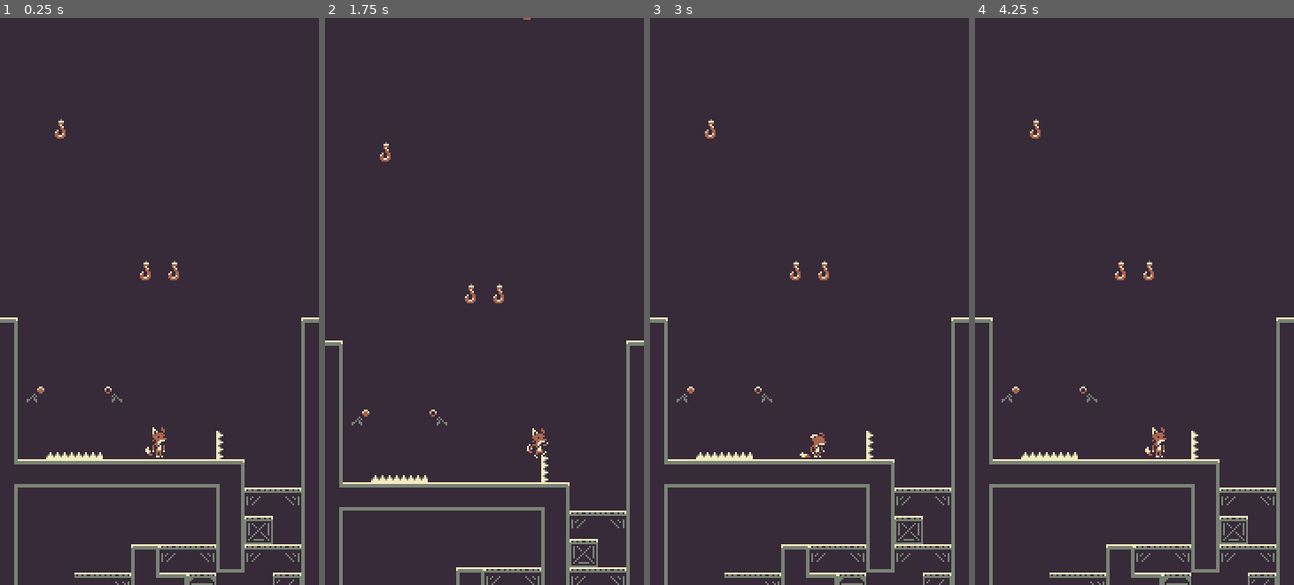
Above: before the commit, frames 1-4 (left to right).
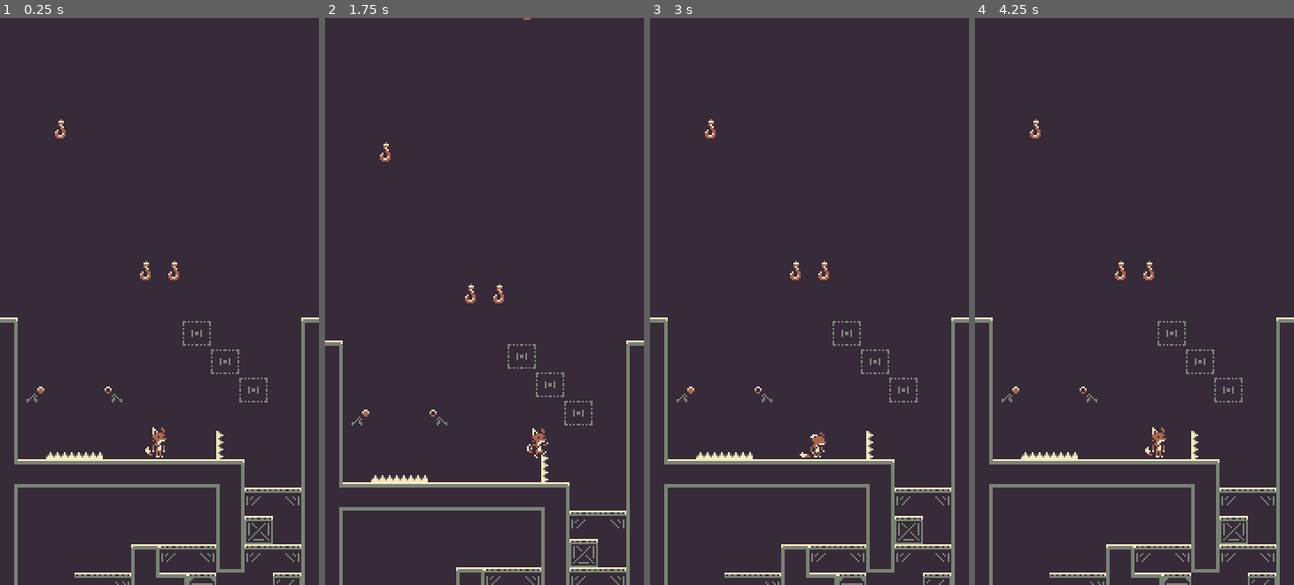
Above: after the commit, the same moments.

Repository: diego-escalante/GO2023-GrapplePack
Game: Godot game, scene res://world/world.tscn
The game is run twice, just before and just after one commit, with the same random seed, the same clock (stepped at 60 frames per second) and the same inputs.
Inputs (mouse positions are in pixels of both pictures, inside the frame that each line leads up to):
- Up to frame 1 (0.25 s): no input
- Up to frame 2 (1.75 s): tap Enter at 0.5 s; move the mouse to (554, 273) at 0.52 s; press the mouse at (554, 273) at 0.53 s; hold D (right) from 0.53 s (still down); tap W (jump) at 0.77, 1.52 s; move the mouse to (420, 329) at 1.27 s; release the mouse at (420, 329) at 1.28 s; tap R at 1.35 s
- Up to frame 3 (3 s): move the mouse to (841, 176) at 2.02 s; release D (right) at 2.03 s; press the mouse at (841, 176) at 2.03 s; hold A (left) 2.03-2.78 s; move the mouse to (793, 414) at 2.77 s; release the mouse at (793, 414) at 2.78 s; hold D (right) from 2.78 s (still down); tap R at 2.85 s
- Up to frame 4 (4.25 s): keep holding D (right); tap W (jump) at 3.02, 3.77 s; move the mouse to (1230, 386) at 3.52 s; press the mouse at (1230, 386) at 3.53 s

The runs differ from the first frame. In frame 1, 0.2% of the frame differs, in the area x 57-84%, y 53-68%; in frame 2, 0.2%; in frame 3, 0.2%; in frame 4, 0.2%.

Commit message:
Add retractable platforms

Diff:
--- a/objects/powerables/powerable.gd
+++ b/objects/powerables/powerable.gd
@@ -6,7 +6,7 @@
 @export var _is_powered := false
 @export var _upstream: Powerable
 @export var _negate_upstream := false
-@export var _signal_delay := 0.25
+@export var _signal_delay := 0.1
 
 
 func _ready() -> void:
--- /dev/null
+++ b/objects/powerables/retractable_platform/retractable_platform.gd
@@ -0,0 +1,13 @@
+extends Powerable
+
+@onready var _sprite := $AnimatedSprite2D as AnimatedSprite2D
+@onready var _static_body := $StaticBody2D as StaticBody2D
+
+func _ready() -> void:
+	super()
+	_sprite.frame = 3 if _is_powered else 0
+	_static_body.set_collision_layer_value(4, _is_powered)
+
+func _change() -> void:
+	_sprite.play("default", 1 if _is_powered else -1)
+	_static_body.set_collision_layer_value(4, _is_powered)
--- /dev/null
+++ b/objects/powerables/retractable_platform/retractable_platform.tscn
@@ -0,0 +1,57 @@
+[gd_scene load_steps=9 format=3 uid="uid://6aafxglraw58"]
+
+[ext_resource type="Script" path="res://objects/powerables/retractable_platform/retractable_platform.gd" id="1_pm1jq"]
+[ext_resource type="Texture2D" uid="uid://bvevp17ts57m5" path="res://aseprite/tilemap.png" id="2_f4yiw"]
+
+[sub_resource type="AtlasTexture" id="AtlasTexture_fotle"]
+atlas = ExtResource("2_f4yiw")
+region = Rect2(48, 112, 16, 16)
+
+[sub_resource type="AtlasTexture" id="AtlasTexture_171ae"]
+atlas = ExtResource("2_f4yiw")
+region = Rect2(32, 112, 16, 16)
+
+[sub_resource type="AtlasTexture" id="AtlasTexture_d4uae"]
+atlas = ExtResource("2_f4yiw")
+region = Rect2(16, 112, 16, 16)
+
+[sub_resource type="AtlasTexture" id="AtlasTexture_qumyr"]
+atlas = ExtResource("2_f4yiw")
+region = Rect2(0, 112, 16, 16)
+
+[sub_resource type="SpriteFrames" id="SpriteFrames_k2w06"]
+animations = [{
+"frames": [{
+"duration": 1.0,
+"texture": SubResource("AtlasTexture_fotle")
+}, {
+"duration": 1.0,
+"texture": SubResource("AtlasTexture_171ae")
+}, {
+"duration": 1.0,
+"texture": SubResource("AtlasTexture_d4uae")
+}, {
+"duration": 1.0,
+"texture": SubResource("AtlasTexture_qumyr")
+}],
+"loop": false,
+"name": &"default",
+"speed": 25.0
+}]
+
+[sub_resource type="RectangleShape2D" id="RectangleShape2D_io8ce"]
+size = Vector2(16, 16)
+
+[node name="RetractablePlatform" type="Node2D"]
+script = ExtResource("1_pm1jq")
+
+[node name="AnimatedSprite2D" type="AnimatedSprite2D" parent="."]
+sprite_frames = SubResource("SpriteFrames_k2w06")
+
+[node name="StaticBody2D" type="StaticBody2D" parent="."]
+collision_layer = 8
+collision_mask = 0
+
+[node name="CollisionShape2D" type="CollisionShape2D" parent="StaticBody2D"]
+shape = SubResource("RectangleShape2D_io8ce")
+one_way_collision = true
--- a/world/world.tscn
+++ b/world/world.tscn
@@ -1,8 +1,9 @@
-[gd_scene load_steps=5 format=3 uid="uid://dhpnel4052tqj"]
+[gd_scene load_steps=6 format=3 uid="uid://dhpnel4052tqj"]
 
 [ext_resource type="TileSet" uid="uid://cgl371nhk6ocg" path="res://world/tileset.tres" id="1_1mopq"]
 [ext_resource type="PackedScene" uid="uid://blwf38bh4id4k" path="res://player/player.tscn" id="2_6deeh"]
 [ext_resource type="PackedScene" uid="uid://d27vglfupvt2e" path="res://objects/powerables/switch/switch.tscn" id="4_6rjuc"]
+[ext_resource type="PackedScene" uid="uid://6aafxglraw58" path="res://objects/powerables/retractable_platform/retractable_platform.tscn" id="5_syq5d"]
 [ext_resource type="Script" path="res://camera/shaking_camera_2d.gd" id="5_ygp26"]
 
 [node name="world" type="TileMap"]
@@ -41,3 +42,15 @@
 position = Vector2(-24, -280)
 _upstream = NodePath("../Switch")
 _negate_upstream = true
+
+[node name="RetractablePlatform" parent="." node_paths=PackedStringArray("_upstream") instance=ExtResource("5_syq5d")]
+position = Vector2(53, -279)
+_upstream = NodePath("../Switch")
+
+[node name="RetractablePlatform2" parent="." node_paths=PackedStringArray("_upstream") instance=ExtResource("5_syq5d")]
+position = Vector2(37, -295)
+_upstream = NodePath("../RetractablePlatform")
+
+[node name="RetractablePlatform3" parent="." node_paths=PackedStringArray("_upstream") instance=ExtResource("5_syq5d")]
+position = Vector2(21, -311)
+_upstream = NodePath("../RetractablePlatform2")
Binary file changed: aseprite/tilemap.aseprite
Binary file changed: aseprite/tilemap.png
